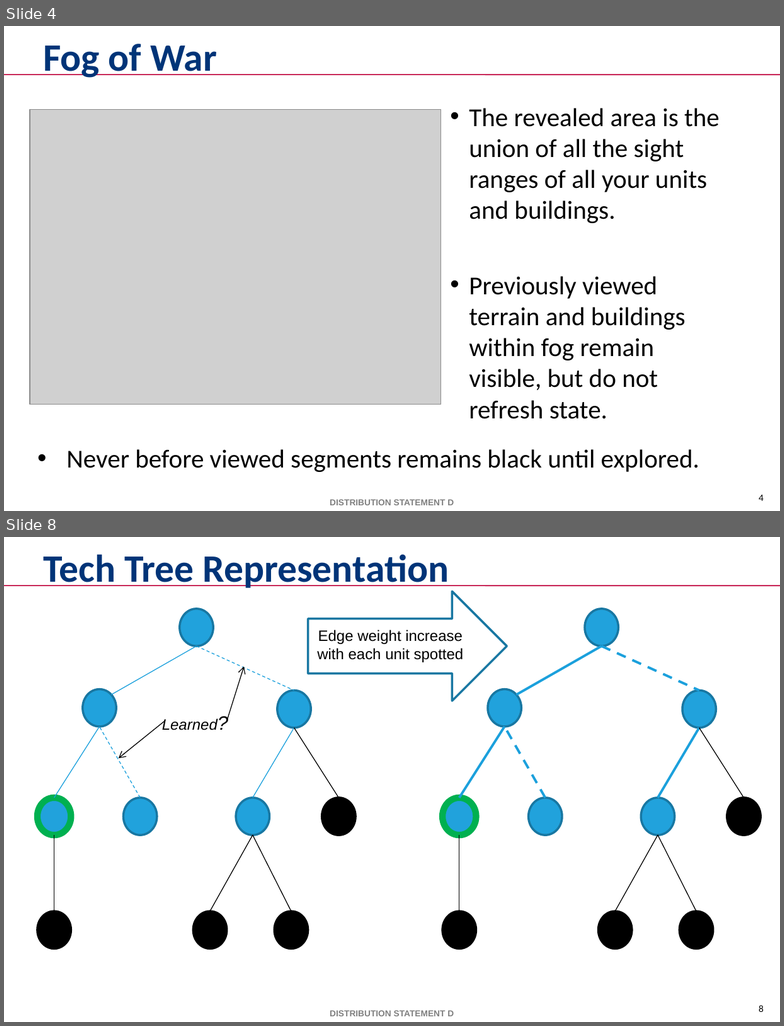
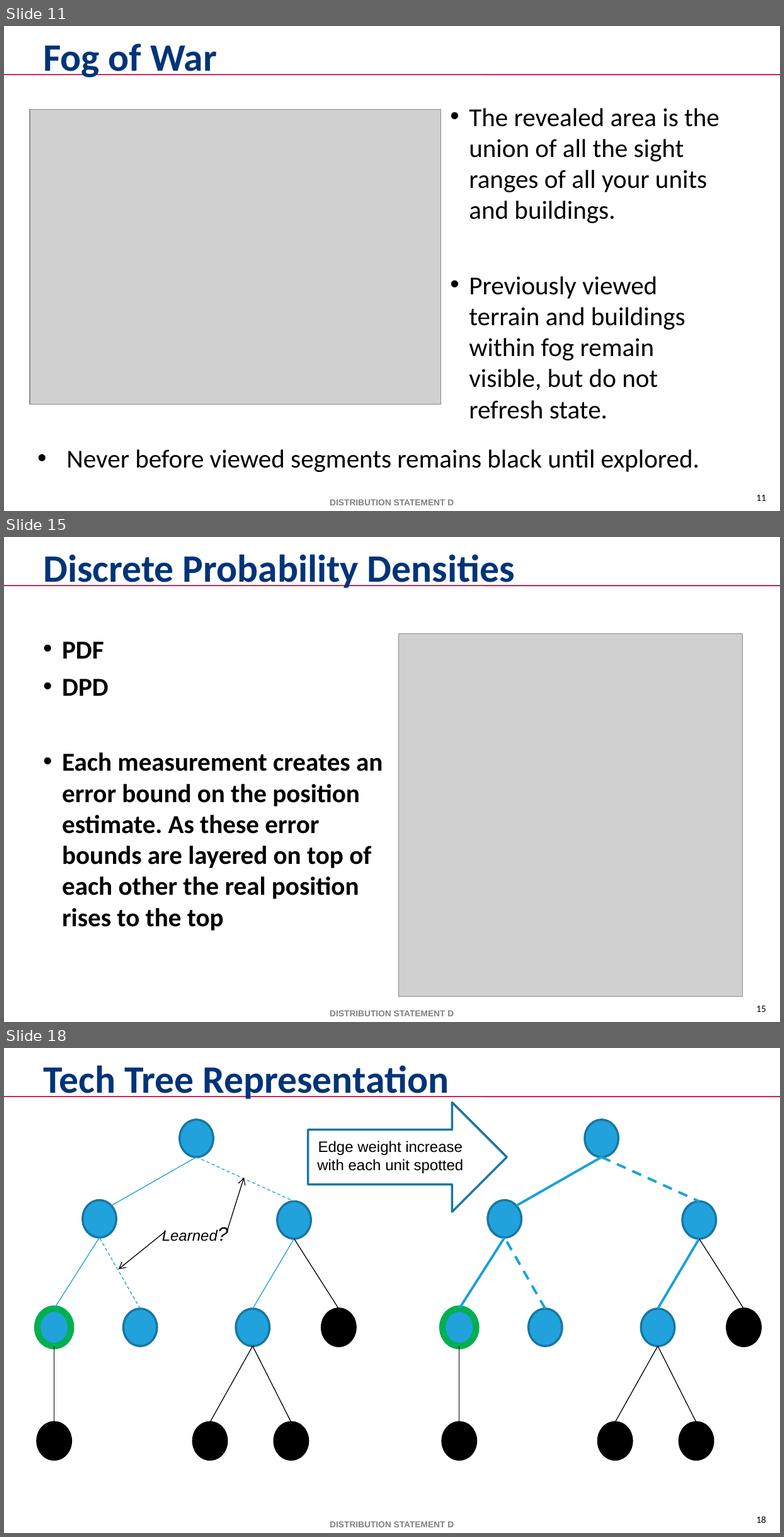
Before and after one commit to mikewkozak/IRE, a slide deck: Documentation/mkozak - Intent Recognition Engine.pptx. Shown one above the other, each under a label of ours: slides 4 and 8 before the commit, slides 11, 15 and 18 after it; the slides between them are not shown. The pictures are 784x1026 and 784x1537 pixels, drawn with LibreOffice and Linux fonts; fonts in the diff are those of the drawing; grey boxes stand for pictures; background and template pictures are left out. Boxes give left, top, right and bottom in pixels: in the first picture for what was removed or moved away, otherwise in the second. Text is boxed around its words. In the diff, an @@ line names an element or a change of style, - is before the commit and + after.

```diff
--- a/Documentation/mkozak - Intent Recognition Engine.pptx
+++ b/Documentation/mkozak - Intent Recognition Engine.pptx
@@ slide 15 added at bbox=[4, 537, 780, 1022], background #FFFFFF; not listed: 3 template elements that a slide beside it also shows @@
@@ title added at bbox=[43, 554, 515, 588], 36 pt, text #003478, bold @@
+Discrete Probability Densities
@@ text added at bbox=[62, 642, 383, 931], 24 pt, text #000000, bold @@
+• PDF
+• DPD
+• Each measurement creates an error bound on the position estimate. As these error bounds are layered on top of each other the real position rises to the top
@@ picture added at bbox=[398, 634, 742, 996] @@
@@ what was slide 4 is now slide 11 @@
@@ page number at bbox=[756, 495, 766, 501]: text changed @@
-4
+11
@@ what was slide 8 is now slide 18 @@
@@ page number at bbox=[756, 1516, 766, 1523]: text changed @@
-8
+18
```
Also in this commit, not shown: 10 slides changed, 20 other slides added, 1 slide removed, 5 other files.
